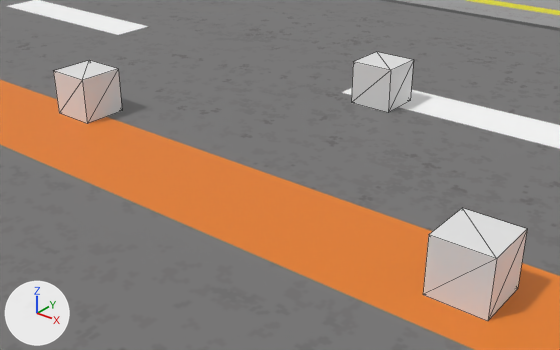
Before and after pictures for a commit that changed the Blender file Resources/LevelData/GameStage/GameStage.blend.
Before and after are seen from a camera (50 mm lens) standing at (17.79, -18.09, 12.84) and looking at (-0.15, 4.33, -1.07). Every picture has the same lights, and +X, +Y and +Z are marked at lower left. Mesh edges are drawn as thin lines.
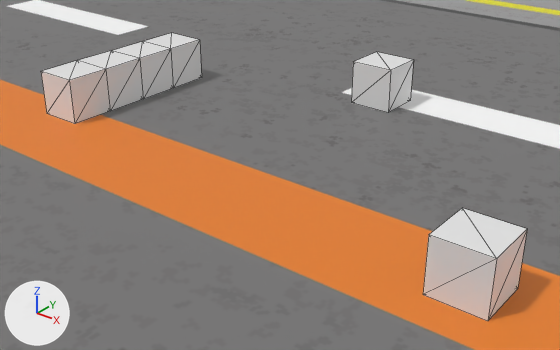
What changed in the scene script:
```text
Add mat_material_003:
    mat_material_003 = principled_material('Material.003')
    mat_material_003.base_color = (0.8, 0.8, 0.8)  # white #e7e7e7
Add mat_material_002:
    mat_material_002 = principled_material('Material.002')
    mat_material_002.base_color = (0.8, 0.8, 0.8)  # white #e7e7e7
Add mat_material_001:
    mat_material_001 = principled_material('Material.001')
    mat_material_001.base_color = (0.8, 0.8, 0.8)  # white #e7e7e7
Add me_cube_003:
    me_cube_003.from_pydata(...)  # a box spanning x -1.0..1.0, y -1.0..1.0, z -1.0..1.0
    me_cube_003.materials.append(mat_material_003)  # its picture is missing
Add me_cube_002:
    me_cube_002.from_pydata(...)  # a box spanning x -1.0..1.0, y -1.0..1.0, z -1.0..1.0
    me_cube_002.materials.append(mat_material_002)  # its picture is missing
Add me_cube_001:
    me_cube_001.from_pydata(...)  # a box spanning x -1.0..1.0, y -1.0..1.0, z -1.0..1.0
    me_cube_001.materials.append(mat_material_001)  # its picture is missing
Change ob_cube_002:
    ob_cube_002.location: (-9.6, 2.37, 1.0) -> (-10.0, 2.0, 1.0)
Add ob_cube_005:
    ob_cube_005 = bpy.data.objects.new('Cube.005', me_cube_003)
    ob_cube_005.location = (-10.0, 6.0, 1.0)
Add ob_cube_004:
    ob_cube_004 = bpy.data.objects.new('Cube.004', me_cube_002)
    ob_cube_004.location = (-10.0, 8.0, 1.0)
Add ob_cube_003:
    ob_cube_003 = bpy.data.objects.new('Cube.003', me_cube_001)
    ob_cube_003.location = (-10.0, 4.0, 1.0)
```

Boxes [x1, y1, x2, y2] around the edits, measured in the pictures (560 x 350 px):
'Cube.002', moved
    before: [53, 60, 122, 124]
    after: [41, 61, 110, 124]
'Cube.003', added
    after: [77, 51, 143, 111]
'Cube.005', added
    after: [112, 41, 173, 99]
'Cube.004', added
    after: [143, 33, 202, 88]
